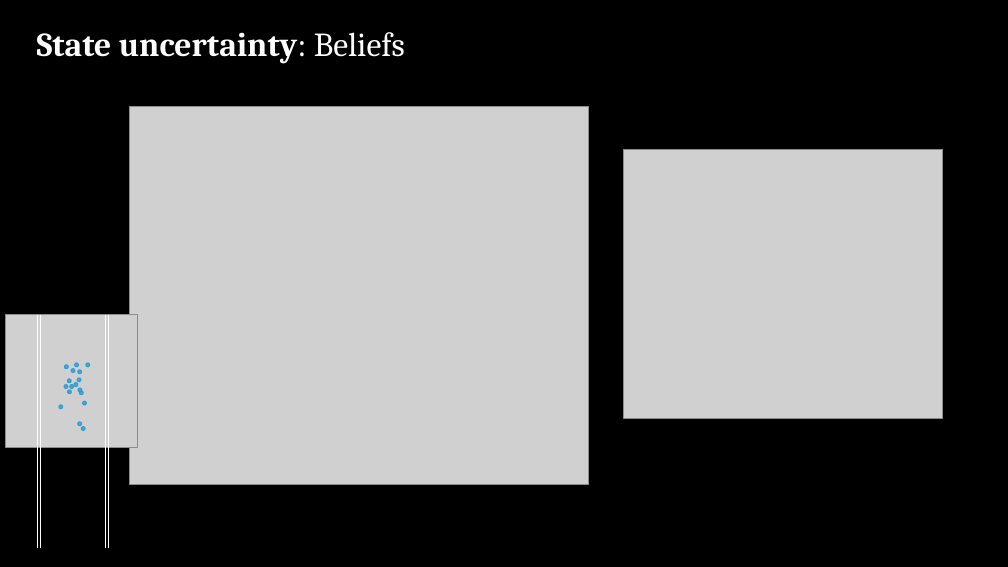
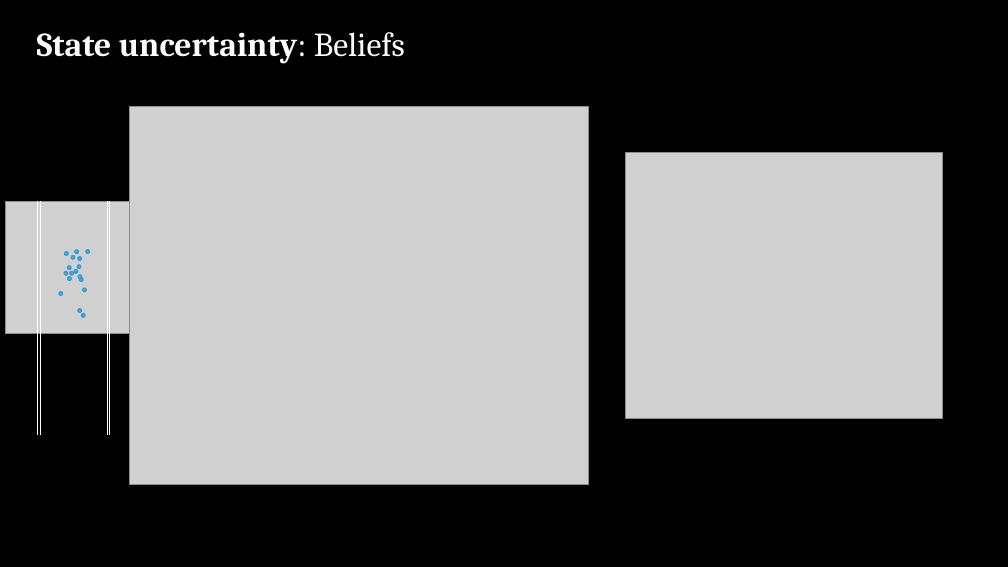
Before and after one commit to sisl/StateEstimation.jl, a slide deck: slide 12 of slides/MDPs to POMDPs.pptx. Drawn at 1008x567 pixels with LibreOffice and Linux fonts; fonts in the diff are those of the drawing; grey boxes stand for pictures. Boxes give left, top, right and bottom in pixels: in the first picture for what was removed or moved away, otherwise in the second. Text is boxed around its words. In the diff, an @@ line names an element or a change of style, - is before the commit and + after.

```diff
--- a/slides/MDPs to POMDPs.pptx
+++ b/slides/MDPs to POMDPs.pptx
@@ picture: place and size @@
-picture at bbox=[623, 149, 943, 418]
+picture at bbox=[625, 153, 943, 418]
@@ 16 ellipses, 3 lines, 1 picture: place and size @@
-16 ellipses, 3 lines, 1 picture at bbox=[5, 315, 138, 548]
+16 ellipses, 3 lines, 1 picture at bbox=[5, 201, 138, 435]
@@ line moved from (106, 315) - (106, 548) to (110, 201) - (110, 435) @@
@@ ellipse: place and size @@
-ellipse at bbox=[82, 426, 85, 430]
+ellipse at bbox=[82, 314, 85, 318]
```
Also in this commit, not shown: 12 other slides changed.
